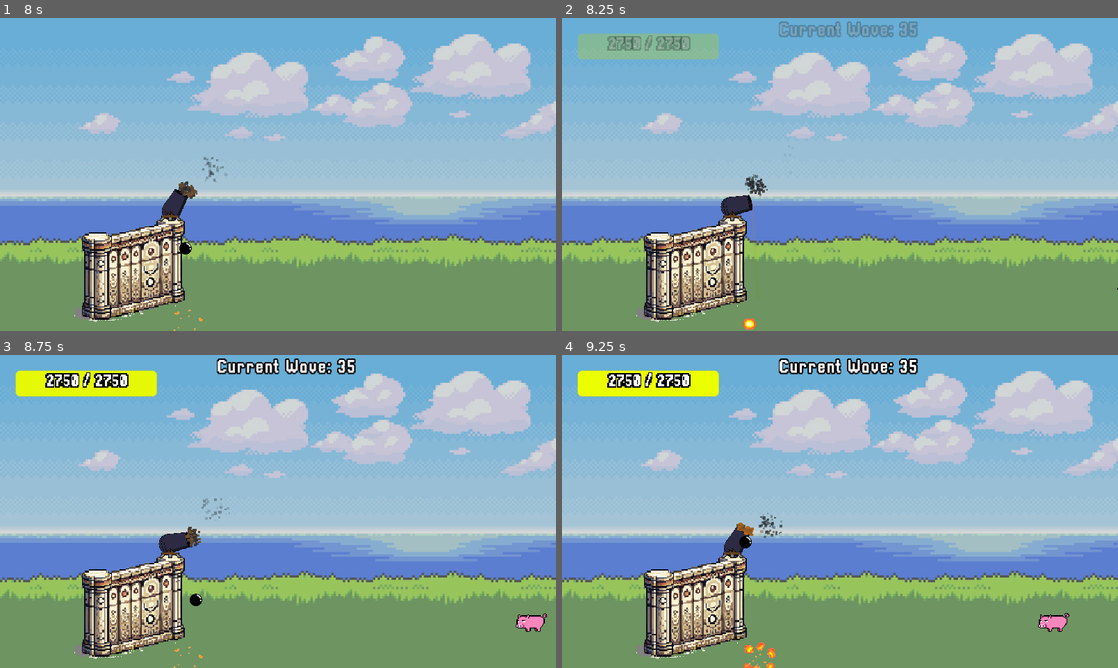
Above: before the commit, frames 1-4 (two rows, left to right).
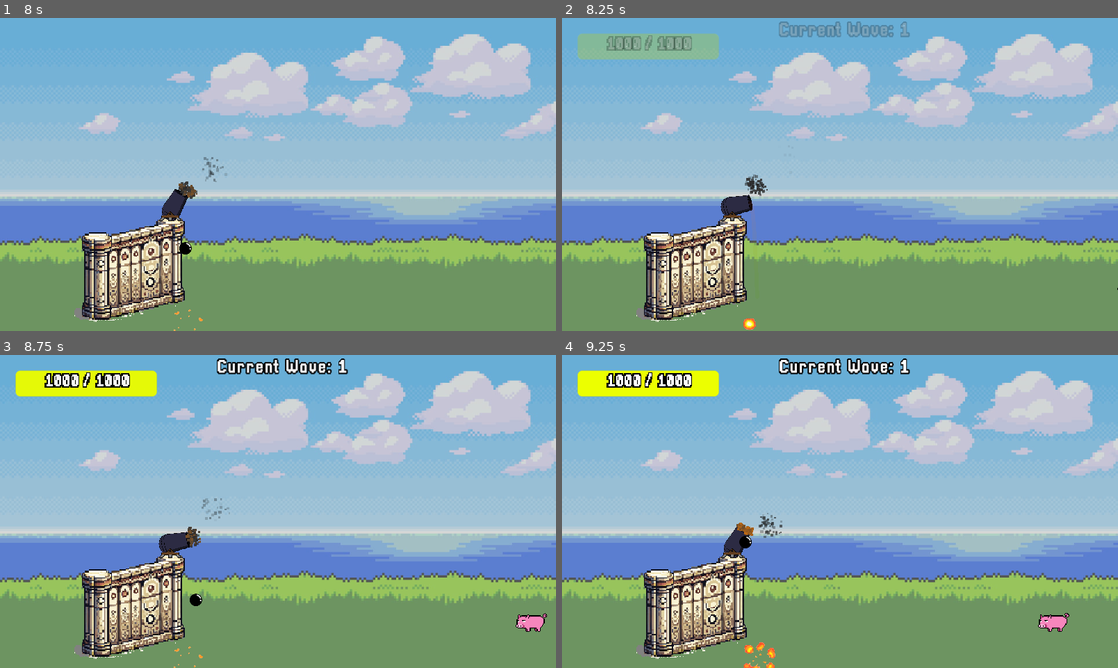
Above: after the commit, the same moments.

Repository: GabrFelps/Protect-LABIRAS
Game: Godot game, scene res://scenes/menu.tscn
The game is run twice, just before and just after one commit, with the same random seed, the same clock (stepped at 60 frames per second) and the same inputs.
Inputs (mouse positions are in pixels of both pictures, inside the frame that each line leads up to):
- Up to frame 1 (8 s): move the mouse to (400, 158) at 0.52 s; click (400, 158) at 0.67 s; move the mouse to (166, 190) at 1.27 s; click (166, 190) at 1.42 s; move the mouse to (333, 105) at 2.02 s; click (333, 105) at 2.17 s; move the mouse to (250, 237) at 2.77 s; click (250, 237) at 2.92 s; click "START" at 3.5 s; click "START" at 4.25 s; move the mouse to (444, 221) at 5.02 s; click (444, 221) at 5.17 s; move the mouse to (111, 127) at 5.77 s; click (111, 127) at 5.92 s; move the mouse to (305, 174) at 6.52 s; click (305, 174) at 6.67 s; move the mouse to (194, 96) at 7.27 s; click (194, 96) at 7.42 s
- Up to frame 2 (8.25 s): move the mouse to (962, 158) at 8.02 s; click (962, 158) at 8.17 s
- Up to frame 3 (8.75 s): no input
- Up to frame 4 (9.25 s): move the mouse to (728, 527) at 8.77 s; click (728, 527) at 8.92 s

Frame 1 is identical in both runs. In frame 2, 0.3% of the frame differs, in the area x 8-64%, y 1-11%; in frame 3, 0.4%; in frame 4, 0.4%.

Commit message:
feat: removendo labels dos inimigos e adicionando tala de game_over

Diff:
--- a/game/scenes/enemies/agiota.tscn
+++ b/game/scenes/enemies/agiota.tscn
@@ -86,12 +86,6 @@
 scale = Vector2(8.04785, 8.30737)
 shape = SubResource("CapsuleShape2D_0mweq")
 
-[node name="Label" type="Label" parent="."]
-offset_left = -26.0
-offset_top = -117.0
-offset_right = 14.0
-offset_bottom = -94.0
-
 [node name="Hitbox" parent="." instance=ExtResource("4_5xquv")]
 
 [node name="CollisionShape2D" parent="Hitbox" index="0"]
--- a/game/scenes/enemies/amostradinho.tscn
+++ b/game/scenes/enemies/amostradinho.tscn
@@ -92,12 +92,6 @@
 scale = Vector2(8.04785, 8.30737)
 shape = SubResource("CapsuleShape2D_0mweq")
 
-[node name="Label" type="Label" parent="."]
-offset_left = -26.0
-offset_top = -117.0
-offset_right = 14.0
-offset_bottom = -94.0
-
 [node name="Hitbox" parent="." instance=ExtResource("4_hrqvh")]
 
 [node name="CollisionShape2D" parent="Hitbox" index="0"]
--- a/game/scenes/enemies/café.tscn
+++ b/game/scenes/enemies/café.tscn
@@ -42,10 +42,4 @@
 position = Vector2(-4, 0)
 shape = SubResource("CapsuleShape2D_n47el")
 
-[node name="Label" type="Label" parent="."]
-offset_left = -23.0
-offset_top = -100.0
-offset_right = 17.0
-offset_bottom = -77.0
-
 [editable path="Hitbox"]
--- a/game/scenes/enemies/carteira.tscn
+++ b/game/scenes/enemies/carteira.tscn
@@ -85,12 +85,6 @@
 scale = Vector2(8.04785, 8.30737)
 shape = SubResource("RectangleShape2D_wknxk")
 
-[node name="Label" type="Label" parent="."]
-offset_left = -26.0
-offset_top = -117.0
-offset_right = 14.0
-offset_bottom = -94.0
-
 [node name="Hitbox" parent="." instance=ExtResource("4_payai")]
 
 [node name="CollisionShape2D" parent="Hitbox" index="0"]
--- a/game/scenes/enemies/corrupto.tscn
+++ b/game/scenes/enemies/corrupto.tscn
@@ -87,12 +87,6 @@
 scale = Vector2(8.04785, 8.30737)
 shape = SubResource("CapsuleShape2D_0mweq")
 
-[node name="Label" type="Label" parent="."]
-offset_left = -26.0
-offset_top = -117.0
-offset_right = 14.0
-offset_bottom = -94.0
-
 [node name="Hitbox" parent="." instance=ExtResource("4_d833k")]
 
 [node name="CollisionShape2D" parent="Hitbox" index="0"]
--- a/game/scenes/enemies/covid20.tscn
+++ b/game/scenes/enemies/covid20.tscn
@@ -98,12 +98,6 @@
 scale = Vector2(8.04785, 8.30737)
 shape = SubResource("CircleShape2D_dnj58")
 
-[node name="Label" type="Label" parent="."]
-offset_left = -26.0
-offset_top = -117.0
-offset_right = 14.0
-offset_bottom = -94.0
-
 [node name="Hitbox" parent="." instance=ExtResource("4_v78ur")]
 
 [node name="CollisionShape2D" parent="Hitbox" index="0"]
--- a/game/scenes/enemies/formiga.tscn
+++ b/game/scenes/enemies/formiga.tscn
@@ -37,12 +37,6 @@
 scale = Vector2(8.04785, 8.30737)
 shape = SubResource("CapsuleShape2D_0mweq")
 
-[node name="Label" type="Label" parent="."]
-offset_left = -26.0
-offset_top = -117.0
-offset_right = 14.0
-offset_bottom = -94.0
-
 [node name="Hitbox" parent="." instance=ExtResource("3_y61md")]
 
 [node name="CollisionShape2D" parent="Hitbox" index="0"]
--- a/game/scenes/enemies/homemdascavernas.tscn
+++ b/game/scenes/enemies/homemdascavernas.tscn
@@ -156,12 +156,6 @@
 scale = Vector2(8.04785, 8.30737)
 shape = SubResource("CapsuleShape2D_0mweq")
 
-[node name="Label" type="Label" parent="."]
-offset_left = -26.0
-offset_top = -117.0
-offset_right = 14.0
-offset_bottom = -94.0
-
 [node name="Hitbox" parent="." instance=ExtResource("4_8ryp6")]
 
 [node name="CollisionShape2D" parent="Hitbox" index="0"]
--- a/game/scenes/enemies/porco.tscn
+++ b/game/scenes/enemies/porco.tscn
@@ -44,11 +44,4 @@
 scale = Vector2(8.04785, 8.30737)
 shape = SubResource("CapsuleShape2D_0mweq")
 
-[node name="Label" type="Label" parent="."]
-visible = false
-offset_left = -20.0
-offset_top = -97.0
-offset_right = 20.0
-offset_bottom = -74.0
-
 [editable path="Hitbox"]
--- a/game/scenes/enemies/preguica.tscn
+++ b/game/scenes/enemies/preguica.tscn
@@ -35,12 +35,6 @@
 scale = Vector2(8.04785, 8.30737)
 shape = SubResource("RectangleShape2D_mlluq")
 
-[node name="Label" type="Label" parent="."]
-offset_left = -26.0
-offset_top = -117.0
-offset_right = 14.0
-offset_bottom = -94.0
-
 [node name="Hitbox" parent="." instance=ExtResource("3_opqbb")]
 
 [node name="CollisionShape2D" parent="Hitbox" index="0"]
--- a/game/scenes/enemies/prostiranha.tscn
+++ b/game/scenes/enemies/prostiranha.tscn
@@ -43,10 +43,4 @@
 position = Vector2(-6, -4)
 shape = SubResource("CapsuleShape2D_5df3c")
 
-[node name="Label" type="Label" parent="."]
-offset_left = -26.0
-offset_top = -117.0
-offset_right = 14.0
-offset_bottom = -94.0
-
 [editable path="Hitbox"]
--- /dev/null
+++ b/game/scenes/game_over.tscn
@@ -0,0 +1,60 @@
+[gd_scene load_steps=4 format=3 uid="uid://c8ule27ihf7di"]
+
+[ext_resource type="Script" path="res://scripts/GameOver.gd" id="1_73jd0"]
+[ext_resource type="Texture2D" uid="uid://ddt4n4bmnj1mi" path="res://assets/background_menu.jpg" id="2_m8d73"]
+[ext_resource type="Theme" uid="uid://bni87gmhyxwr2" path="res://assets/themes/menu.tres" id="3_ye08q"]
+
+[node name="GameOver" type="Node2D"]
+script = ExtResource("1_73jd0")
+
+[node name="CanvasLayer" type="CanvasLayer" parent="."]
+
+[node name="TextureRect" type="TextureRect" parent="CanvasLayer"]
+offset_top = -480.0
+offset_right = 1920.0
+offset_bottom = 720.0
+texture = ExtResource("2_m8d73")
+
+[node name="Label" type="Label" parent="CanvasLayer"]
+anchors_preset = 8
+anchor_left = 0.5
+anchor_top = 0.5
+anchor_right = 0.5
+anchor_bottom = 0.5
+offset_left = -0.5
+offset_top = -8.0
+offset_right = 0.5
+offset_bottom = 8.0
+grow_horizontal = 2
+grow_vertical = 2
+size_flags_horizontal = 4
+theme = ExtResource("3_ye08q")
+horizontal_alignment = 1
+vertical_alignment = 1
+
+[node name="Buttons" type="VBoxContainer" parent="CanvasLayer"]
+anchors_preset = 8
+anchor_left = 0.5
+anchor_top = 0.5
+anchor_right = 0.5
+anchor_bottom = 0.5
+offset_left = -34.0
+offset_top = 50.0
+offset_right = 34.0
+offset_bottom = 90.0
+grow_horizontal = 2
+grow_vertical = 2
+size_flags_horizontal = 4
+size_flags_vertical = 4
+
+[node name="Back" type="Button" parent="CanvasLayer/Buttons"]
+layout_mode = 2
+theme = ExtResource("3_ye08q")
+text = "Back"
+flat = true
+
+[node name="Camera2D" type="Camera2D" parent="."]
+position = Vector2(654, 140)
+zoom = Vector2(0.67, 0.67)
+
+[connection signal="pressed" from="CanvasLayer/Buttons/Back" to="." method="_on_back_pressed"]
--- /dev/null
+++ b/game/scripts/GameOver.gd
@@ -0,0 +1,31 @@
+extends Node2D
+
+signal camera_finished;
+
+func _ready() -> void:
+	$CanvasLayer/Buttons.visible = false;
+	move_camera_to_place();
+	await camera_finished;
+	show_result_final();
+
+## Transição de câmera
+func move_camera_to_place():
+	$CanvasLayer/TextureRect.global_position = Vector2(0 ,-480);
+	$Camera2D.zoom = Vector2(1.0,1.0);
+	$Camera2D.position = Vector2(654,140.0);
+	var _bgTween = get_tree().create_tween();
+	var _cameraPosTween = get_tree().create_tween();
+	var _cameraZoomTween = get_tree().create_tween();
+	_cameraZoomTween.tween_property($Camera2D, "zoom", Vector2(0.67,0.67), 3).set_trans(Tween.TRANS_QUART);
+	_cameraPosTween.tween_property($Camera2D, "position", Vector2(654, 140), 3).set_trans(Tween.TRANS_QUART);
+	_bgTween = _bgTween.tween_property($CanvasLayer/TextureRect, "position", Vector2(-960,-480), 3).set_trans(Tween.TRANS_QUART);
+	await _bgTween.finished;
+	emit_signal("camera_finished");
+
+func show_result_final() -> void:
+	$CanvasLayer/Label.text = "Wall was destroyed\nPoints: " + str(Global.points);
+	$CanvasLayer/Buttons.visible = true;
+
+
+func _on_back_pressed():
+	get_tree().change_scene_to_file("res://scenes/menu.tscn");
--- a/game/scripts/enemy.gd
+++ b/game/scripts/enemy.gd
@@ -8,7 +8,6 @@
 @export var POINTS : int = 10;
 var wave_min : int;
 @onready var sprite_node : AnimatedSprite2D = get_node("Sprite");
-@onready var label = $Label
 
 # signal que é emitido quando todos os inimigos da wave atual morrerem
 signal all_enemies_died;
@@ -18,10 +17,8 @@
 	wave_min = int(Global.enemy_db.get(my_key).get("wave_min"));
 	Global.enemyNode = self;
 	initialize();
-	label.visible = false;
 	velocity.x = -SPEED**2.14;
 	health = MAX_HEALTH;
-	label.text = my_key +"\nmax health: " + str(MAX_HEALTH);
 
 
 ## Atualiza valores das variáveis conforme o banco de dados
@@ -55,6 +52,7 @@
 func die():
 	print("AIAIA")
 	Global.dead_enemies_in_wave += 1;
+	Global.points += POINTS;
 	# verificando se a quantidade de inimigos mortos é igual ao quantidade max de inimigos da wave atual
 	if (Global.dead_enemies_in_wave == Global.max_enemy_per_wave):
 		emit_signal("all_enemies_died");
--- a/game/scripts/enemy_hitbox.gd
+++ b/game/scripts/enemy_hitbox.gd
@@ -6,5 +6,7 @@
 	if _areaParent.has_method("take_damage"):
 		var _atk = Attack.new();
 		_atk.attack_damage = get_parent().DAMAGE;
+		var _point = get_parent().POINTS;
+		Global.points -= _point;
 		_areaParent.take_damage(_atk);
 	get_parent().die();
--- a/game/scripts/singletons/Global.gd
+++ b/game/scripts/singletons/Global.gd
@@ -1,7 +1,6 @@
 extends Node
 @onready var enemy_db: Dictionary = {};
 @onready var game_db : Dictionary = {};
-
 # tutorial controls
 var showingPopUp: bool = false
 
@@ -17,7 +16,7 @@
 var waves : Array = [1, 5, 10, 15, 20, 25, 30, 35, 40, 45, 50];
 # inimigos ja instanciados
 var enemies_already_instatiated = 0;
-
+var points : int = 0;
 var current_wave : int = 1;
 var enemy_database : Dictionary = {};
 const base_number_enemies : int = 8;
@@ -36,7 +35,8 @@
 
 ## função para restaurar as propiedades do jogo
 func restore_properties_game() -> void:
-	current_wave = 35;
+	current_wave = 1;
+	points = 0;
 	max_enemy_per_wave = int(base_number_enemies * (1.08 ** current_wave));
 	enemies_already_instatiated = 0;
 	dead_enemies_in_wave = 0;
--- a/game/scripts/wall.gd
+++ b/game/scripts/wall.gd
@@ -4,11 +4,11 @@
 @onready var health: float;
 
 @onready var health_particles : PackedScene = preload("res://scenes/health_particles.tscn");
-
+@onready var scene_game_over : PackedScene = preload("res://scenes/game_over.tscn");
 
 func _ready():
 	Global.update_game_properties.connect(update_max_health);
-	Global.wave_changed.connect(restore_health);
+	Global.update_game_properties.connect(restore_health);
 	update_max_health();
 	health = MAX_HEALTH;
 	update_health_label();
@@ -34,7 +34,8 @@
 	var _prevHealth = health;
 	health -= attack.attack_damage;
 	if health <= 0:
-		pass;
+		Global.changeScene("game_over");
+		return;
 	update_health_label();
 	get_parent().update_healthbar(MAX_HEALTH, max(health, 0), (health/MAX_HEALTH * 100));
 
--- a/game/scripts/world.gd
+++ b/game/scripts/world.gd
@@ -73,7 +73,7 @@
 		_on_spawn_timer_timeout();
 
 
-## Transição de câmera
+## Transição de câmeraF
 func move_camera_to_place():
 	$CanvasLayer/TextureRect.global_position = Vector2(0 ,-480);
 	$Camera2D.zoom = Vector2(1.0,1.0);
